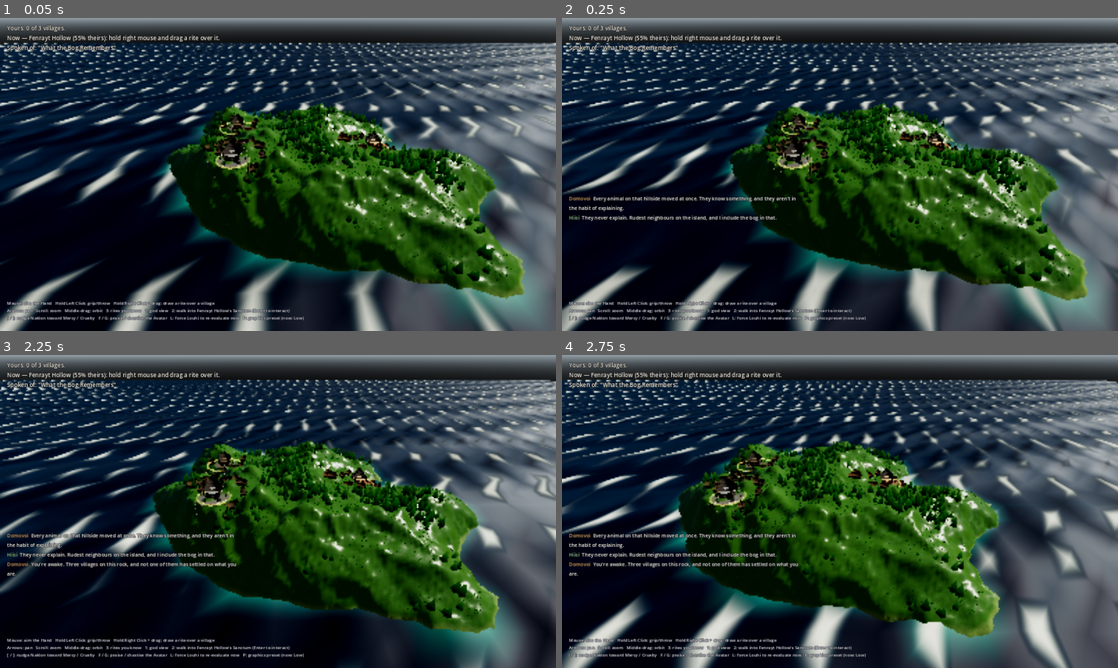
Above: before the commit, frames 1-4 (two rows, left to right).
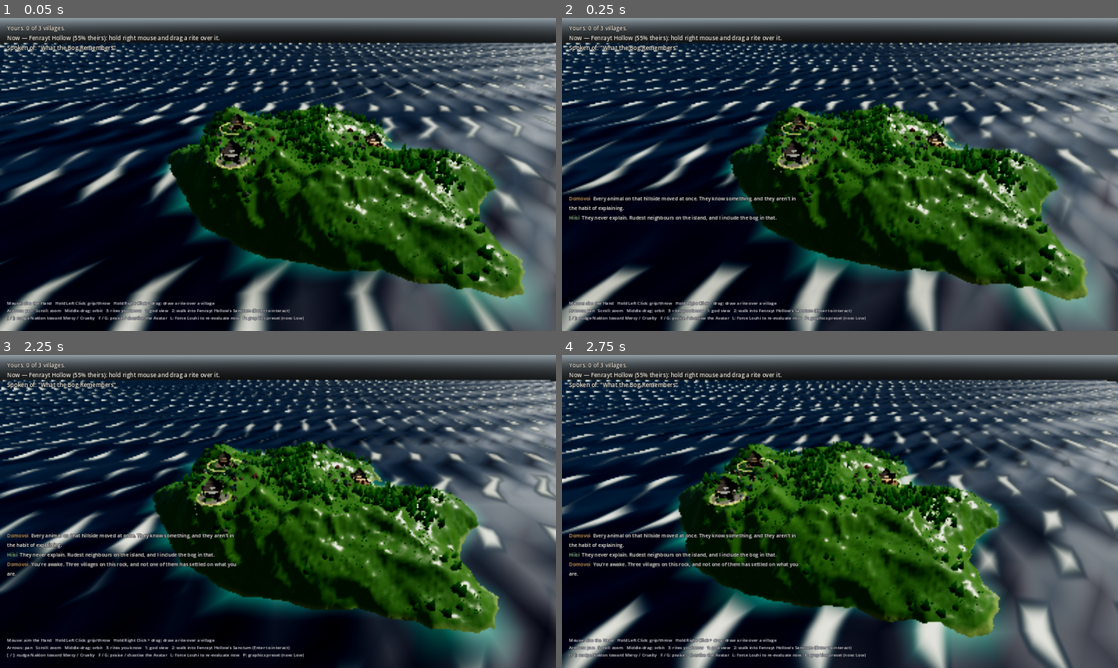
Above: after the commit, the same moments.

Repository: VolkMicro/BW
Game: Godot game, scene res://world/god_view.tscn
Two runs of this game, one before a commit and one after it. Both use one fixed random seed, a clock stepped at 60 frames per second and the inputs below.
Inputs (mouse positions are in pixels of both pictures, inside the frame that each line leads up to):
- Up to frame 1 (0.05 s): no input
- Up to frame 2 (0.25 s): no input
- Up to frame 3 (2.25 s): tap Enter (ui_accept) at 0.5 s; drag from (122, 583) to (333, 442) at 0.52 s; drag from (166, 527) to (250, 574) at 1.27 s; move the mouse to (333, 442) at 2.02 s; hold Right (ui_right) from 2.03 s (still down); right-click (333, 442) at 2.1 s
- Up to frame 4 (2.75 s): keep holding Right (ui_right)

The runs differ from the first frame. In frame 1, 0.8% of the frame differs, in the area x 36-72%, y 31-58%; in frame 2, 0.8%; in frame 3, 0.8%; in frame 4, 0.7%.

Commit message:
Real house models instead of procedural boxes
The procedural houses read as brown wedges at village zoom, and the verdict on
them was "грустно". Fair. Replaced with real CC0 models: Quaternius's Medieval
Village Pack from OpenGameArt, licence verified from the pack's own
License.txt ("CC0 1.0 Universal, Public Domain Dedication"), which ships beside
the models. Untextured flat materials, 1500-3800 triangles each — right for
integrated graphics.

Four house types, one MultiMesh each, so it stays four draw calls for every
dwelling on the island however many villages get added. No material_override:
the models carry nine surfaces of their own materials and overriding would
collapse the roof/plaster/stone split onto one colour. Houses face the Sanctum
with slack, because a village whose doors point at its temple reads as a
settlement gathered around something; random yaw reads as debris. One larger
landmark building (blacksmith, inn) per village.

Two traps, both now documented in docs/systems/village_buildings.md:

- The models imported BLACK. The .mtl files carry linear diffuse values out of
  Blender — House_1's surfaces measure 0.343, 0.122, 0.028, 0.015 ... — and
  Godot imports them as albedo unchanged, which under this project's low
  exposure is a silhouette. Found by reading the imported materials rather than
  guessing at lighting. Raising each channel by ^(1/2.2) recovers what the
  artist saw in Blender. Materials are duplicated before editing because the
  imported Mesh is a shared resource and mutating it writes through Godot's
  cache. This is the THIRD authored-dark-palette black-render hunt in this
  project; the note says to suspect the palette before the lighting.
- Mill.obj, Stable.obj and Sawmill.obj reproducibly abort Godot 4.3's OBJ
  importer with SIGABRT (three runs). Removed from the repo rather than left to
  break --import for whoever clones this next.

The temple stays procedural — there is no CC0 model of a pagan northern temple,
and the tiered silhouette is the thing that makes it read as a temple rather
than a big house.

Co-Authored-By: Claude Opus 5 <noreply@anthropic.com>

Diff:
--- a/world/village/village_buildings.gd
+++ b/world/village/village_buildings.gd
@@ -74,24 +74,47 @@
 # Dwellings
 # ---------------------------------------------------------------------------
 
+## The dwelling models. Real CC0 art (Quaternius, Medieval Village Pack) rather
+## than the procedural box this used to build: at village-level zoom the
+## procedural houses read as brown wedges, and a player looking at them said
+## so. Credits in docs/systems/village_buildings.md; licence text ships beside
+## the models in assets/models/village/License.txt.
+##
+## One MultiMesh PER MODEL, not per building: four types means four draw calls
+## for every dwelling on the island, however many villages there are. The
+## models carry their own materials (untextured, flat-coloured — which is
+## exactly right for this hardware), so nothing here sets material_override:
+## doing so would collapse every surface of the model onto one material and
+## throw the roof/plaster/stone colours away.
+const HOUSE_MODELS := [
+	"res://assets/models/village/House_1.obj",
+	"res://assets/models/village/House_2.obj",
+	"res://assets/models/village/House_3.obj",
+	"res://assets/models/village/House_4.obj",
+]
+
+## One of these is placed per village as a landmark, so villages are not just
+## a ring of identical huts. Deliberately few — these are the heavier meshes.
+## Mill, Stable and Sawmill are NOT here. All three reproducibly crashed
+## Godot 4.3's OBJ importer (SIGABRT during --import, three runs), while the
+## six kept below import cleanly. Rather than ship an asset that aborts the
+## importer, they were removed from the repository entirely — a broken import
+## is the kind of thing that wastes an hour for whoever next clones this.
+const LANDMARK_MODELS := [
+	"res://assets/models/village/Blacksmith.obj",
+	"res://assets/models/village/Inn.obj",
+]
+
 func _build_houses() -> void:
-	# Every house shares one mesh, so per-house variety comes from the
-	# transform (yaw, slight scale) and the instance colour rather than from
-	# separate meshes — that is what keeps this to a single draw call.
-	var mesh := VillageArch.build_house(_rng)
+	# Bucket the placements by model so each model gets exactly one MultiMesh.
+	var buckets: Array = []
+	for _i in HOUSE_MODELS.size():
+		buckets.append([] as Array[Transform3D])
 	var placed: Array[Vector3] = []
+	var landmark_i := 0
 
 	for v in GameState.villages.values():
 		var centre: Vector2 = v.position_on_island
-		var culture: Culture = GameState.cultures.get(v.culture_id)
-		var tint := Color(1, 1, 1)
-		if culture:
-			# Lift the culture colour well toward white: it is multiplied into
-			# already-dark timber vertex colours, and the authored primaries
-			# are near-black (Fenrayt's is 0.106, 0.114, 0.098). Used raw, every
-			# house came out a black smudge.
-			tint = culture.color_primary.lerp(Color(1, 1, 1), 0.72)
-
 		var made := 0
 		var attempts := 0
 		while made < houses_per_village and attempts < houses_per_village * 25:
@@ -111,27 +134,65 @@
 				continue
 			placed.append(pos)
 			made += 1
-			_house_transforms.append(Transform3D(
-				Basis(Vector3.UP, _rng.randf() * TAU).scaled(Vector3.ONE * _rng.randf_range(0.92, 1.12)),
-				pos))
-			_house_colors.append(tint)
-
-	if _house_transforms.is_empty():
+			# Face roughly toward the Sanctum, with slack — a village whose
+			# doors all point at its temple reads as a settlement around
+			# something, which is what it is. Fully random yaw reads as debris.
+			var toward := (centre - xz).angle() + _rng.randf_range(-0.9, 0.9)
+			var b := Basis(Vector3.UP, toward).scaled(Vector3.ONE * _rng.randf_range(0.95, 1.25))
+			buckets[_rng.randi() % HOUSE_MODELS.size()].append(Transform3D(b, pos))
+
+		_place_landmark(centre, placed, landmark_i)
+		landmark_i += 1
+
+	for i in HOUSE_MODELS.size():
+		var xforms: Array = buckets[i]
+		if xforms.is_empty():
+			continue
+		var mesh: Mesh = _load_building(HOUSE_MODELS[i])
+		if mesh == null:
+			push_warning("VillageBuildings: could not load %s" % HOUSE_MODELS[i])
+			continue
+		var mm := MultiMesh.new()
+		mm.transform_format = MultiMesh.TRANSFORM_3D
+		mm.mesh = mesh
+		mm.instance_count = xforms.size()
+		for k in xforms.size():
+			mm.set_instance_transform(k, xforms[k])
+		var node := MultiMeshInstance3D.new()
+		node.name = "Dwellings%d" % (i + 1)
+		node.multimesh = mm
+		node.visibility_range_end = house_visibility_range_end
+		add_child(node)
+
+## A single larger building per village, placed just outside the house ring.
+func _place_landmark(centre: Vector2, placed: Array[Vector3], index: int) -> void:
+	var path: String = LANDMARK_MODELS[index % LANDMARK_MODELS.size()]
+	var mesh: Mesh = _load_building(path)
+	if mesh == null:
 		return
-	var mm := MultiMesh.new()
-	mm.transform_format = MultiMesh.TRANSFORM_3D
-	mm.use_colors = true
-	mm.mesh = mesh
-	mm.instance_count = _house_transforms.size()
-	for i in _house_transforms.size():
-		mm.set_instance_transform(i, _house_transforms[i])
-		mm.set_instance_color(i, _house_colors[i])
-	_houses = MultiMeshInstance3D.new()
-	_houses.name = "Dwellings"
-	_houses.multimesh = mm
-	_houses.visibility_range_end = house_visibility_range_end
-	_houses.material_override = _building_material()
-	add_child(_houses)
+	for _try in 40:
+		var a := _rng.randf() * TAU
+		var r := _rng.randf_range(house_ring_outer * 0.75, house_ring_outer * 1.25)
+		var xz := centre + Vector2(cos(a), sin(a)) * r
+		if not _buildable(xz):
+			continue
+		var pos := Vector3(xz.x, _height(xz), xz.y)
+		var clear := true
+		for p in placed:
+			if p.distance_to(pos) < house_min_gap * 1.6:
+				clear = false
+				break
+		if not clear:
+			continue
+		var mi := MeshInstance3D.new()
+		mi.name = "Landmark_%s" % path.get_file().get_basename()
+		mi.mesh = mesh
+		mi.visibility_range_end = house_visibility_range_end
+		add_child(mi)
+		mi.global_position = pos
+		mi.rotation.y = (centre - xz).angle() + _rng.randf_range(-0.5, 0.5)
+		placed.append(pos)
+		return
 
 var _house_transforms: Array[Transform3D] = []
 var _house_colors: Array[Color] = []
@@ -193,6 +254,44 @@
 
 # ---------------------------------------------------------------------------
 
+## Loads a building model and lifts its materials into the visible range.
+##
+## The .mtl files carry LINEAR diffuse values straight out of Blender —
+## House_1's nine surfaces measure 0.343, 0.122, 0.308, 0.028, 0.213, 0.124,
+## 0.078, 0.015, 0.177. Godot imports those as albedo unchanged, which is
+## technically faithful and visually useless: under this project's deliberately
+## low exposure (tonemap_exposure 0.52, chosen so the ocean does not blow out)
+## every house rendered as a black silhouette. Verified by reading the imported
+## materials, not by guessing.
+##
+## Raising each channel by ^(1/2.2) recovers roughly the value the artist saw
+## in Blender's own viewport — 0.028 becomes 0.19, 0.343 becomes 0.61 — which
+## is what "looks like the model" means in practice.
+##
+## Materials are duplicated before editing: the imported Mesh is a shared
+## resource, so mutating it in place would write through Godot's resource cache
+## and silently affect anything else that loads the same model.
+var _model_cache: Dictionary = {}
+
+func _load_building(path: String) -> Mesh:
+	if _model_cache.has(path):
+		return _model_cache[path]
+	var mesh: Mesh = load(path)
+	if mesh == null:
+		push_warning("VillageBuildings: could not load %s" % path)
+		return null
+	for i in mesh.get_surface_count():
+		var mat = mesh.surface_get_material(i)
+		if mat is StandardMaterial3D:
+			var m: StandardMaterial3D = mat.duplicate()
+			var c: Color = m.albedo_color
+			m.albedo_color = Color(pow(c.r, 1.0 / 2.2), pow(c.g, 1.0 / 2.2), pow(c.b, 1.0 / 2.2), c.a)
+			m.roughness = 0.9
+			m.metallic = 0.0
+			mesh.surface_set_material(i, m)
+	_model_cache[path] = mesh
+	return mesh
+
 ## Vertex colours carry the timber/shingle shading, and the MultiMesh instance
 ## colour carries the culture tint, so one material serves every building.
 func _building_material() -> StandardMaterial3D:
Not shown, added: assets/models/village/Blacksmith.mtl
Not shown, added: assets/models/village/Blacksmith.obj
Not shown, added: assets/models/village/Blacksmith.obj.import
Not shown, added: assets/models/village/House_1.mtl
Not shown, added: assets/models/village/House_1.obj
Not shown, added: assets/models/village/House_1.obj.import
Not shown, added: assets/models/village/House_2.mtl
Not shown, added: assets/models/village/House_2.obj
Not shown, added: assets/models/village/House_2.obj.import
Not shown, added: assets/models/village/House_3.mtl
Not shown, added: assets/models/village/House_3.obj
Not shown, added: assets/models/village/House_3.obj.import
(and 8 more such lines)
